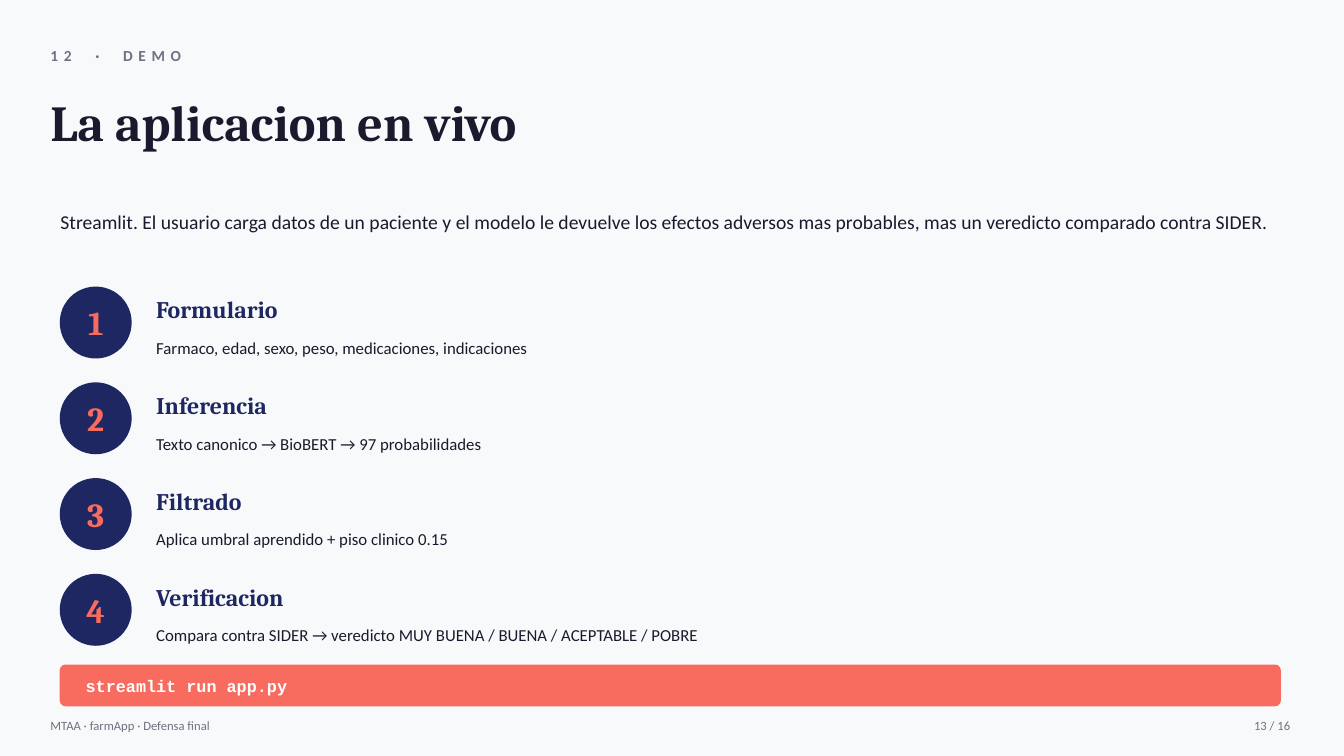
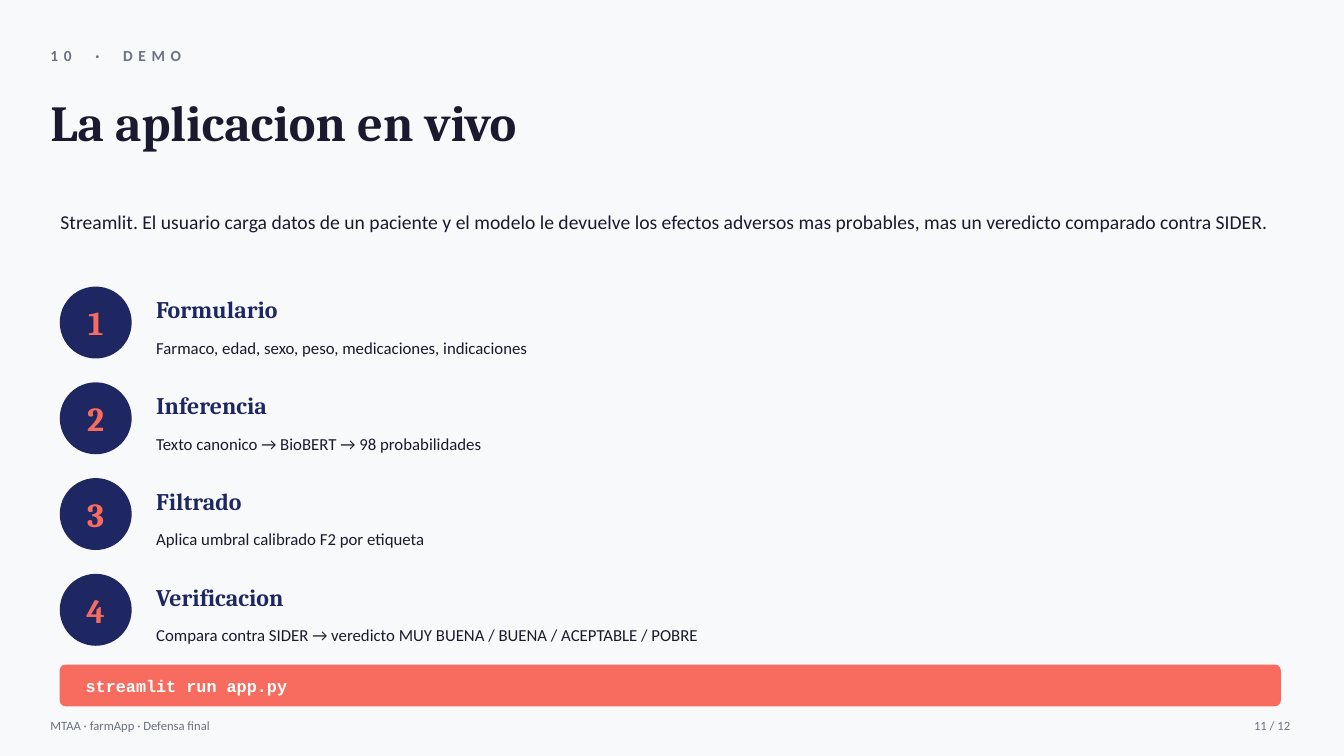
Before and after one commit to ccKabra/farmApp-MTAA, a slide deck: slide 11 of presentacion/presentacion_farmApp.pptx (slide 13 before the commit). Drawn at 1344x756 pixels with LibreOffice and Linux fonts; fonts in the diff are those of the drawing. Boxes give left, top, right and bottom in pixels: in the first picture for what was removed or moved away, otherwise in the second. Text is boxed around its words. In the diff, an @@ line names an element or a change of style, - is before the commit and + after.

```diff
--- a/presentacion/presentacion_farmApp.pptx
+++ b/presentacion/presentacion_farmApp.pptx
@@ text at box(50, 51, 181, 61): text changed @@
-12 · DEMO
+10 · DEMO
@@ text at box(156, 438, 481, 453): text changed @@
-Texto canonico → BioBERT → 97 probabilidades
+Texto canonico → BioBERT → 98 probabilidades
@@ text at box(156, 533, 424, 548): text changed @@
-Aplica umbral aprendido + piso clinico 0.15
+Aplica umbral calibrado F2 por etiqueta
@@ text at box(1254, 722, 1290, 730): text changed @@
-13 / 16
+11 / 12
```
Also in this commit, not shown: 4 other slides changed, 6 slides added, 10 slides removed, 12 other files.
